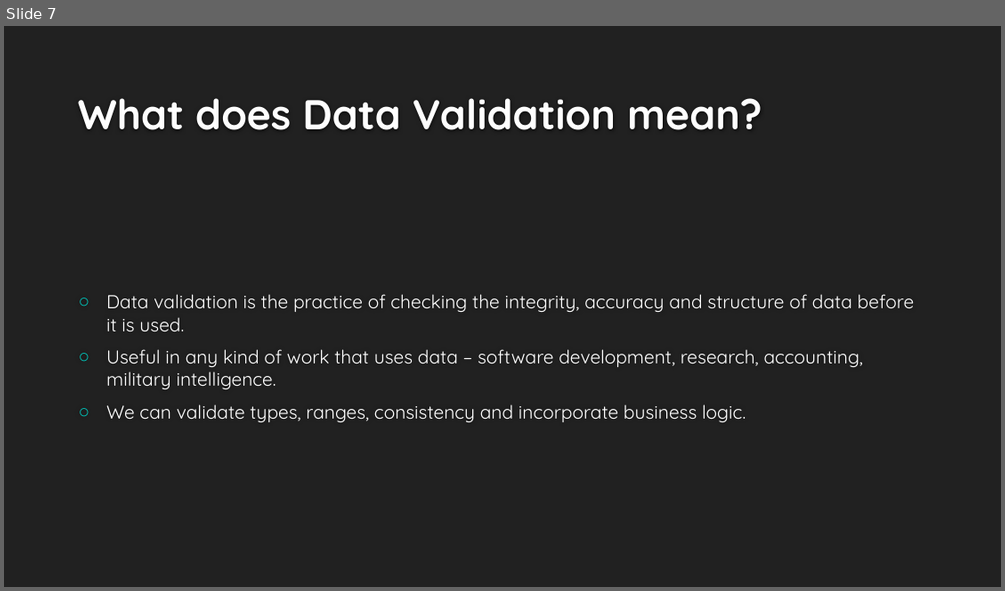
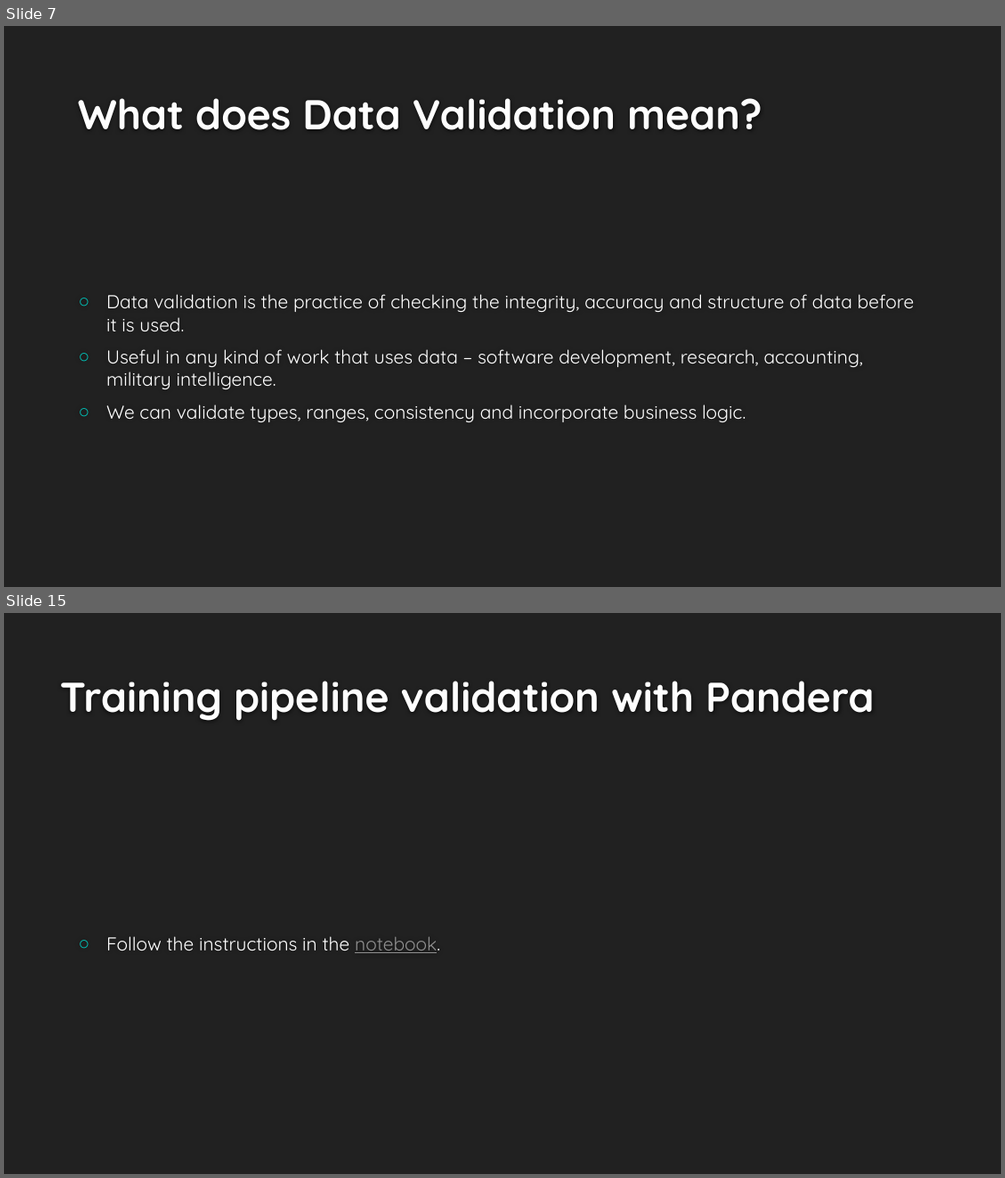
Before and after one commit to NatanMish/data_validation, a slide deck: Data Validation for Data Science.pptx. Shown one above the other, each under a label of ours: slide 7 before the commit, slides 7 and 15 after it; the slides between them are not shown. The pictures are 1005x591 and 1005x1178 pixels, drawn with LibreOffice and Linux fonts; fonts in the diff are those of the drawing; background and template pictures are left out. Boxes give left, top, right and bottom in pixels: in the first picture for what was removed or moved away, otherwise in the second. Text is boxed around its words. In the diff, an @@ line names an element or a change of style, - is before the commit and + after.

```diff
--- a/Data Validation for Data Science.pptx
+++ b/Data Validation for Data Science.pptx
@@ slide 15 added at (x1=4, y1=613, x2=1001, y2=1174), background #212121 @@
@@ title added at (x1=60, y1=681, x2=874, y2=721), 40 pt, text #FEFEFE, bold @@
+Training pipeline validation with Pandera
@@ text added at (x1=106, y1=936, x2=440, y2=953), 18 pt, text #FFFFFF @@
+○ Follow the instructions in the notebook.
```
Also in this commit, not shown: 1 slide changed, 6 other slides added, 1 slide removed, 2 other files.
